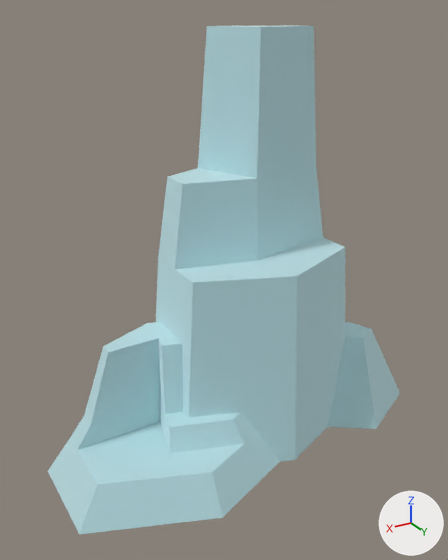
An edit to the Blender file assets/levels/common/mountain1.blend, drawn before and after from the same camera.
Before and after are seen from a 50 mm camera at (47.6, 73.3, 65.1) aimed at (3.4, -0.4, 28.2). Arrows for +X, +Y and +Z are at lower right; the lights stay in place. The first picture is the older version.

Objects in the first picture: 'stone-col'.
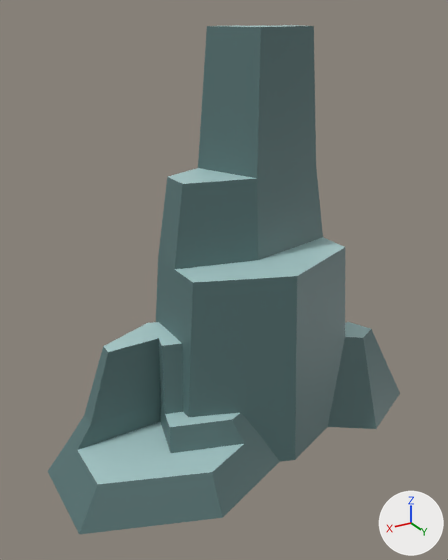
Pixel boxes [x1, y1, x2, y2] of what changed, in the pictures (448 x 560 px):
'stone-col', recoloured, surface changed (pale blue to cyan): [48, 25, 400, 534] in both
part 1 of me_mesh_stone_talla, recoloured (pale blue to cyan): [48, 25, 400, 534] in both
part 2 of me_mesh_stone_talla, surface changed (darker): [48, 25, 400, 534] in both

What changed in the scene script:
```text
Add img_palette_common_png:
    img_palette_common_png = load_image('palette_common.png', '../../models/palette_common.png', 120, 344, 'sRGB')
Add mat_common:
    mat_common = principled_material('Common')
    mat_common.texture = img_palette_common_png
Change me_mesh_stone_talla:
    where me_mesh_stone_talla.from_pydata(...)  # 254 vertices, 136 faces; spans x -31.5..31.5, y -21.9..21.9, z -0.4..63.4
    used by ob_stone_col; location = (0.0, 0.0, 0.0); scale = (1.0, 0.7, 1.0)
    remove me_mesh_stone_talla.materials.append(mat_defaultmat)  # white #ffffff
    me_mesh_stone_talla part 1: all 124 faces that had it switch from mat_stone (pale blue #ddf2f5) to mat_common (picture img_palette_common_png)
    me_mesh_stone_talla part 2: texture (UV) coordinates of 136 of 136 faces, centred in x -27.0..30.2, y -18.4..17.0, z -0.4..63.4, changed; they spanned u -17.09..17.09, v -10.27..39.26 and now span u 0.08..0.31, v 0.2..0.2
```
